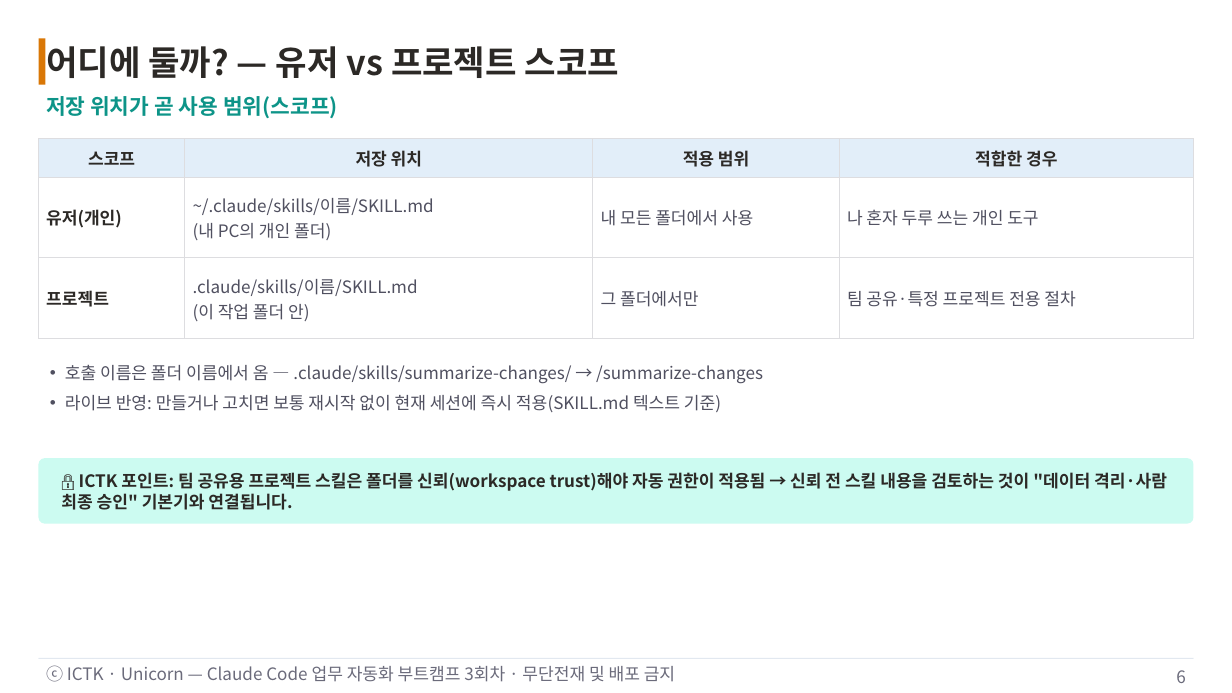
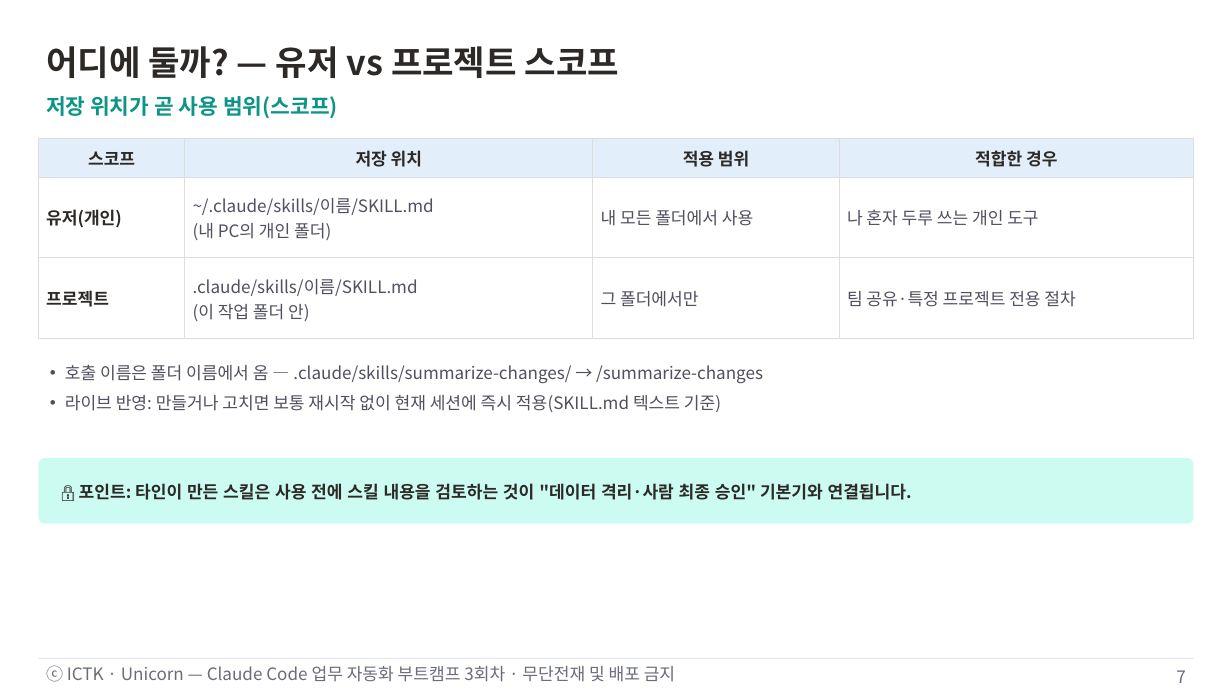
Before and after one commit to unicorn-campus/ai-automation, a slide deck: slide 7 of decks/03-skill-basics/3회차-Skill기초.pptx (slide 6 before the commit). Drawn at 1232x693 pixels with LibreOffice and Linux fonts; fonts in the diff are those of the drawing. Boxes give left, top, right and bottom in pixels: in the first picture for what was removed or moved away, otherwise in the second. Text is boxed around its words. In the diff, an @@ line names an element or a change of style, - is before the commit and + after.

Commit message:
3회차 자료 업데이트: Skill 기초 PPT 수정

```diff
--- a/decks/03-skill-basics/3회차-Skill기초.pptx
+++ b/decks/03-skill-basics/3회차-Skill기초.pptx
@@ rectangle removed at <box>38,38,45,85</box> @@
@@ text at <box>79,483,912,500</box>: text changed @@
-🔒 ICTK 포인트: 팀 공유용 프로젝트 스킬은 폴더를 신뢰(workspace trust)해야 자동 권한이 적용됨 → 신뢰 전 스킬 내용을 검토하는 것이 "데이터 격리·사람 최종 승인" 기본기와 연결됩니다.
+🔒 포인트: 타인이 만든 스킬은 사용 전에 스킬 내용을 검토하는 것이 "데이터 격리·사람 최종 승인" 기본기와 연결됩니다.
@@ page number at <box>1176,670,1185,683</box>: text changed @@
-6
+7
```
Also in this commit, not shown: 9 other slides changed, 1 slide added.
